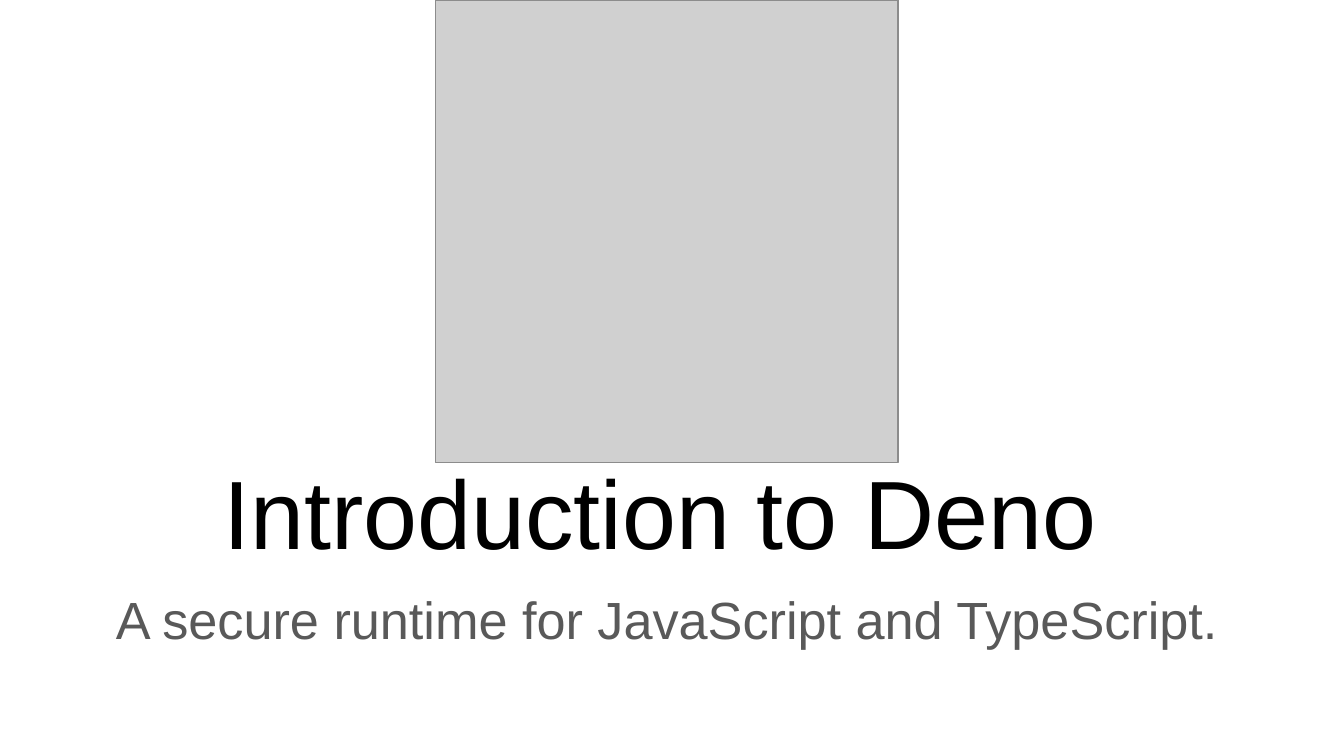
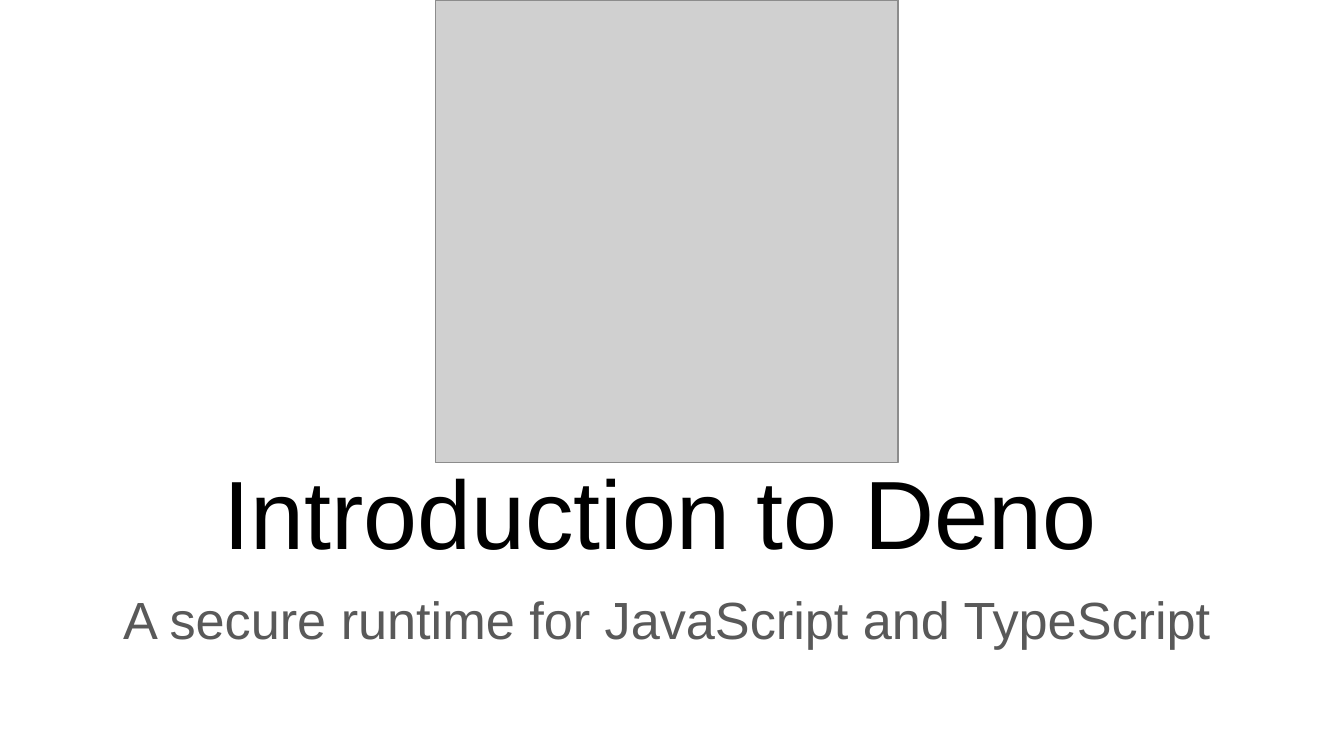
Before and after one commit to michaelachrisco/deno-developer-talk, a slide deck: slide 1 of Introduction to Deno.pptx. Drawn at 1344x756 pixels with LibreOffice and Linux fonts; fonts in the diff are those of the drawing; grey boxes stand for pictures. Boxes give left, top, right and bottom in pixels: in the first picture for what was removed or moved away, otherwise in the second. Text is boxed around its words. In the diff, an @@ line names an element or a change of style, - is before the commit and + after.

```diff
--- a/Introduction to Deno.pptx
+++ b/Introduction to Deno.pptx
@@ subtitle at [123,601,1211,649]: text changed @@
-A secure runtime for JavaScript and TypeScript.
+A secure runtime for JavaScript and TypeScript
```
Also in this commit, not shown: 7 other slides changed, 4 slides added, 1 other file.
